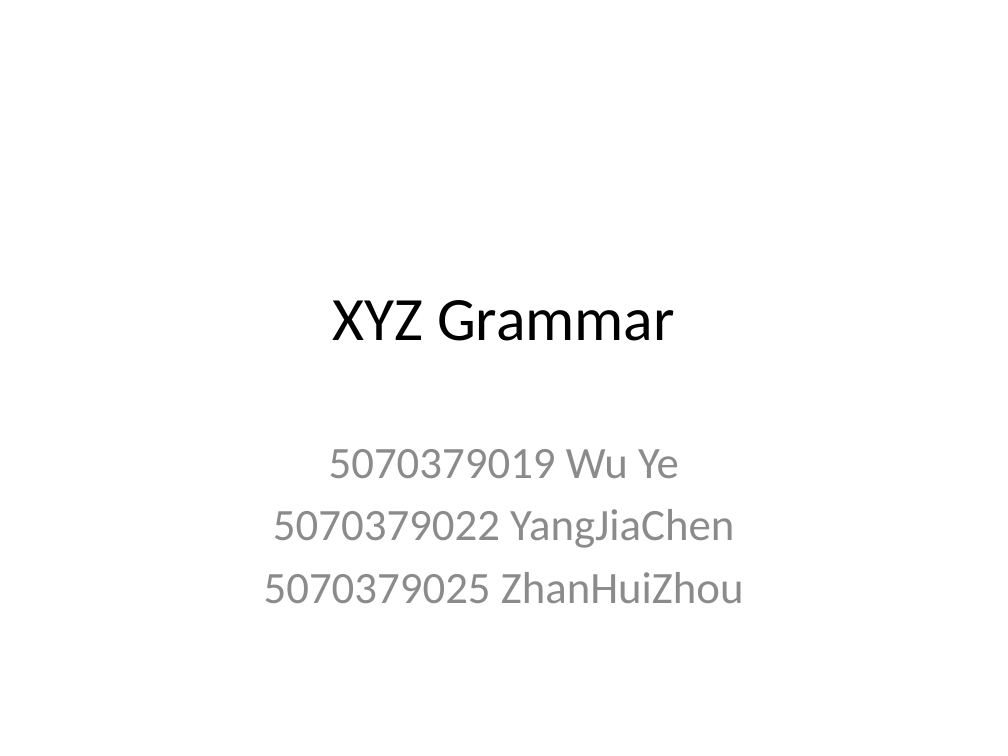
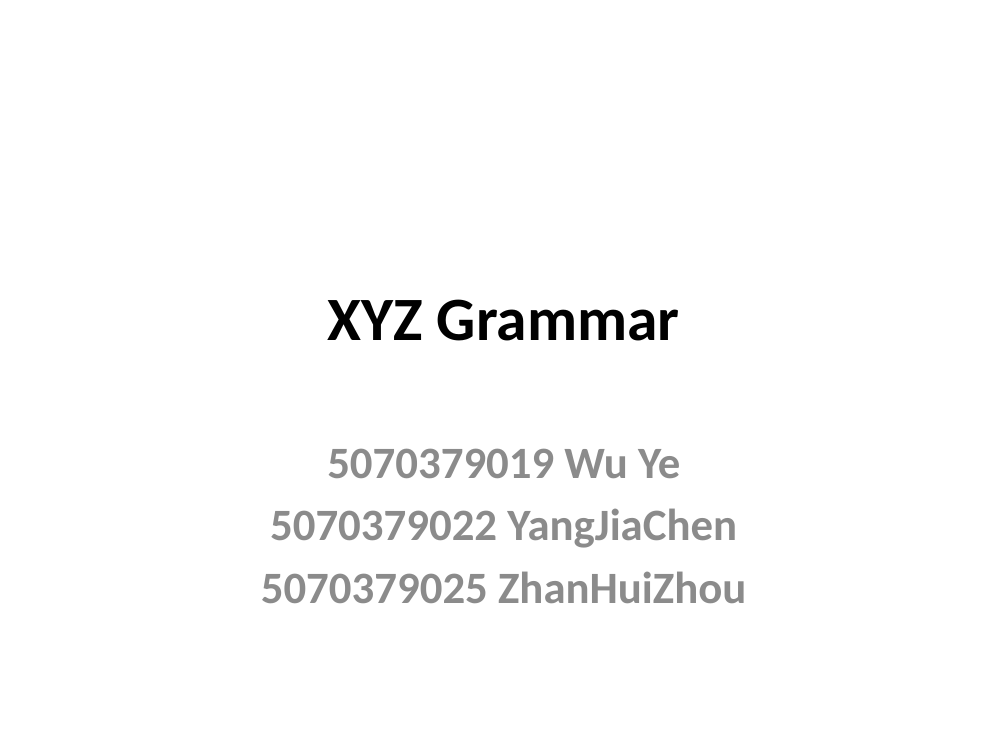
Before and after one commit to farseerfc/sjtuxyz, a slide deck: slide 1 of documents/XYZ Gramma.pptx. Drawn at 1008x756 pixels with LibreOffice and Linux fonts; fonts in the diff are those of the drawing. Boxes give left, top, right and bottom in pixels: in the first picture for what was removed or moved away, otherwise in the second. Text is boxed around its words. In the diff, an @@ line names an element or a change of style, - is before the commit and + after.

```diff
--- a/documents/XYZ Gramma.pptx
+++ b/documents/XYZ Gramma.pptx
@@ title "XYZ Grammar" at (x1=328, y1=299, x2=680, y2=341): bold on @@
@@ subtitle "5070379019 Wu Ye" at (x1=261, y1=448, x2=746, y2=603): bold on @@
```
Also in this commit, not shown: 4 other slides changed, 2 slides added, 1 other file.
